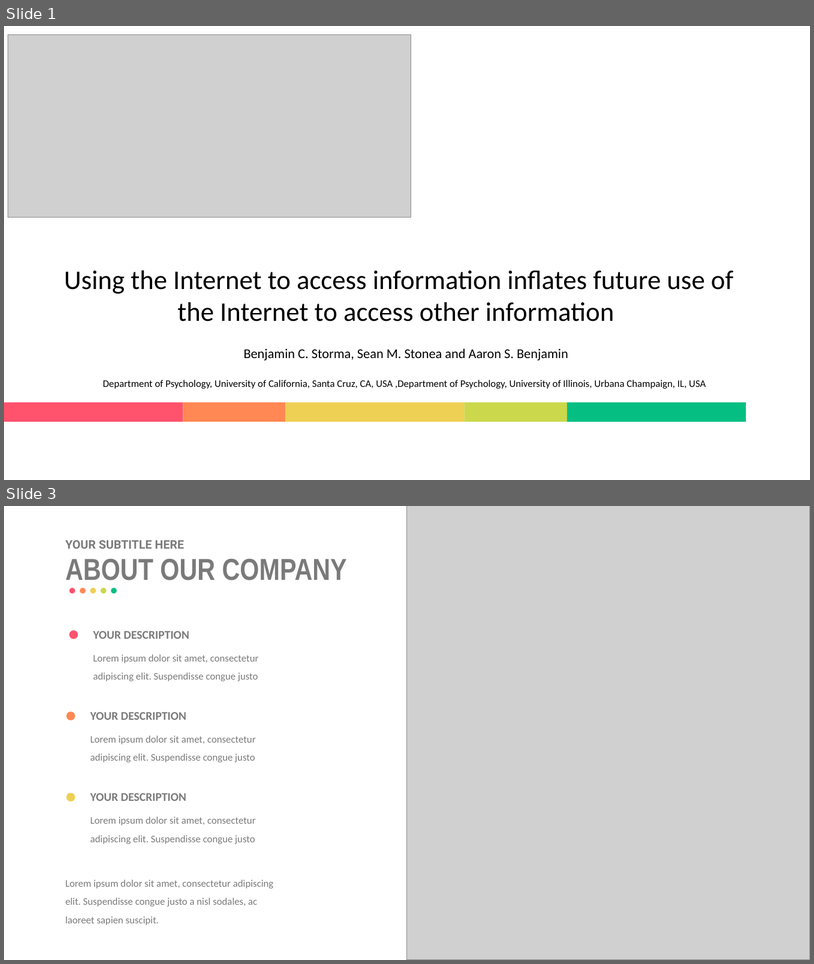
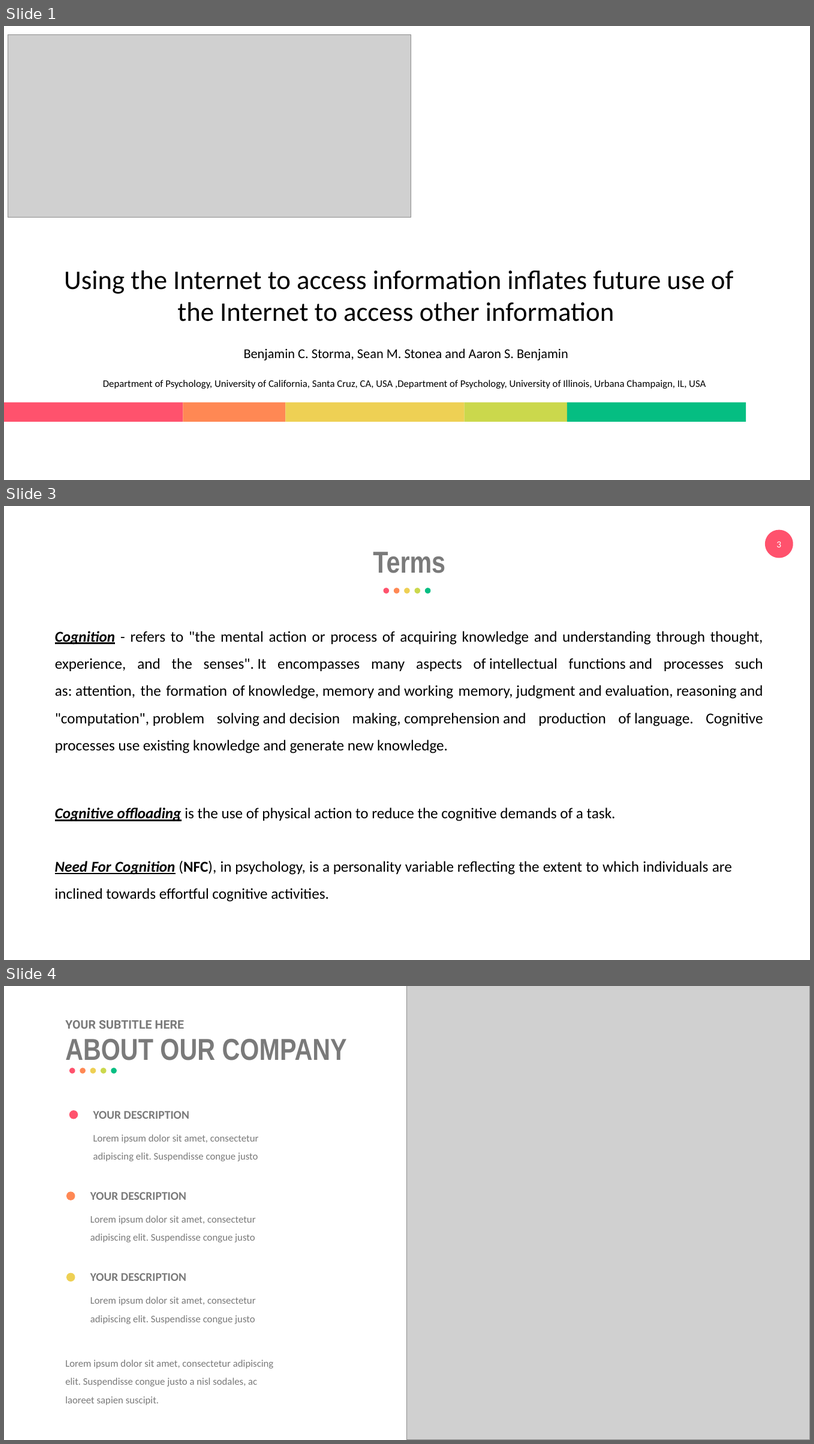
Before and after one commit to eemintz/ResearchML, a slide deck: PresentationEliyahuMintz.pptx. Shown one above the other, each under a label of ours: slides 1 and 3 before the commit, slides 1, 3 and 4 after it; the slides between them are not shown. The pictures are 814x964 and 814x1444 pixels, drawn with LibreOffice and Linux fonts; fonts in the diff are those of the drawing; grey boxes stand for pictures. Boxes give left, top, right and bottom in pixels: in the first picture for what was removed or moved away, otherwise in the second. Text is boxed around its words. In the diff, an @@ line names an element or a change of style, - is before the commit and + after.

```diff
--- a/PresentationEliyahuMintz.pptx
+++ b/PresentationEliyahuMintz.pptx
@@ slide 3 added at <box>4,506,810,960</box>, background #FFFFFF @@
@@ ellipse added at <box>765,529,794,558</box>, fill #FF526D @@
@@ page number added at <box>777,541,782,547</box>, 11 pt, text #FFFFFF @@
+3
@@ text added at <box>373,552,446,573</box>, 36 pt, text #7A7A7A, bold @@
+Terms
@@ group added at <box>384,588,431,594</box>: 5 ellipses @@
@@ text added at <box>55,631,764,753</box>, 18 pt, text #000000 @@
+Cognition - refers to "the mental action or process of acquiring knowledge and understanding through thought, experience, and the senses". It encompasses many aspects of intellectual functions and processes such as: attention, the formation of knowledge, memory and working memory, judgment and evaluation, reasoning and "computation", problem solving and decision making, comprehension and production of language. Cognitive processes use existing knowledge and generate new knowledge.
@@ text added at <box>55,807,616,821</box>, 18 pt, text #000000 @@
+Cognitive offloading is the use of physical action to reduce the cognitive demands of a task.
@@ text added at <box>55,860,732,901</box>, 18 pt, text #000000 @@
+Need For Cognition (NFC), in psychology, is a personality variable reflecting the extent to which individuals are inclined towards effortful cognitive activities.
@@ what was slide 3 is now slide 4 @@
```
Also in this commit, not shown: 5 slides changed, 1 other slide added, 2 slides removed.
